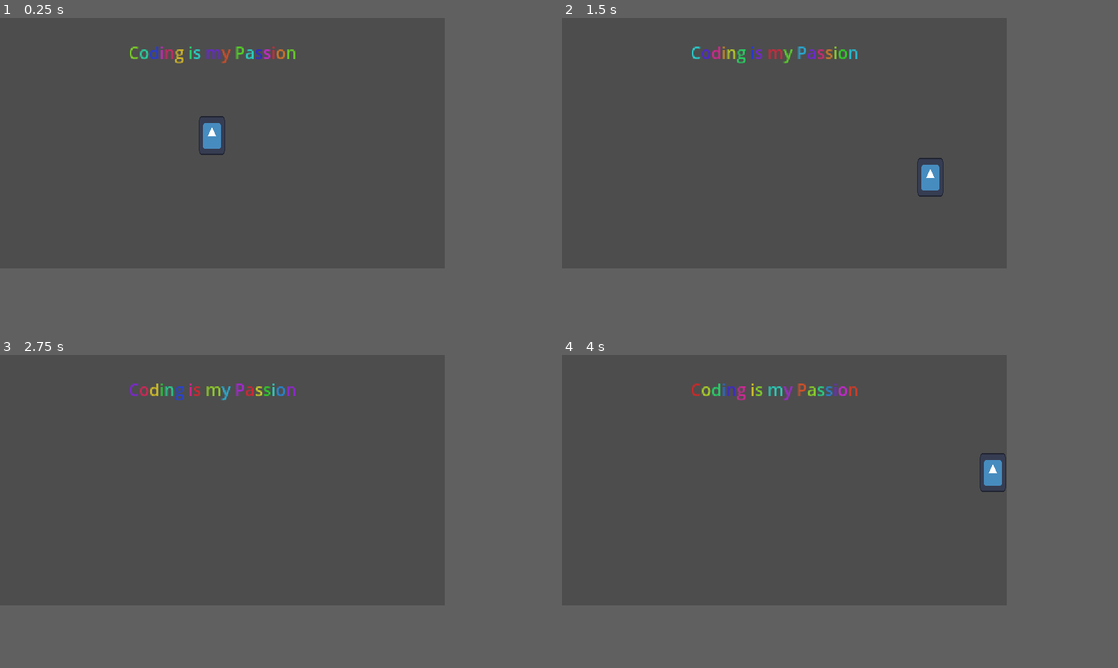
Above: before the commit, frames 1-4 (two rows, left to right).
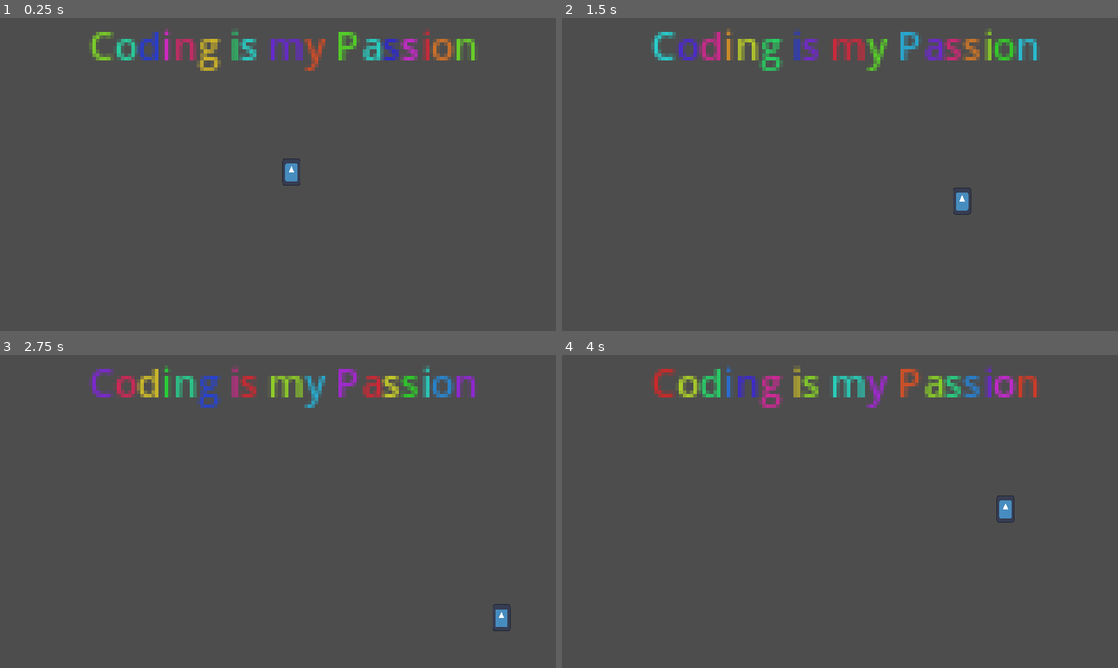
Above: after the commit, the same moments.

Repository: NuTrynity/Little-Cat-Cafe
Game: Godot game, scene res://scene_0.tscn
Same seed, same stepped clock (60 frames per second), same inputs: the game is played once before the commit and once after it. The engine's default icon, where the game draws it, is replaced by a stand-in: a white triangle on a blue panel in a dark square.
Inputs:
- Up to frame 1 (0.25 s): no input
- Up to frame 2 (1.5 s): tap Enter (ui_accept) at 0.5, 0.77 s; hold Right (move_right) 0.53-1.28 s; hold S (move_down) from 1.28 s (still down)
- Up to frame 3 (2.75 s): tap Enter (ui_accept) at 1.52 s; release S (move_down) at 2.03 s; hold Right (move_right) from 2.03 s (still down)
- Up to frame 4 (4 s): release Right (move_right) at 2.78 s; hold W (move_up) 2.78-3.53 s; tap Enter (ui_accept) at 3.02, 3.77 s; hold A (move_left) from 3.53 s (still down)
In our replay, the window is 640x360 before the commit and 800x450 after it. These sizes can differ from the game's own. Grey fills any space a smaller window leaves; there, only what the larger window draws over its background counts as a difference.

The runs differ from the first frame. In frame 1, 3.5% of the frame differs, in the area x 16-86%, y 3-54%; in frame 2, 3.5%; in frame 3, 3.2%; in frame 4, 3.5%.

Commit message:
added economy resource and fiddled with the resolution

Diff:
--- /dev/null
+++ b/CustomResources/EconomyResource.tres
@@ -0,0 +1,8 @@
+[gd_resource type="Resource" script_class="Economy" load_steps=2 format=3 uid="uid://v7mbehyqtnve"]
+
+[ext_resource type="Script" path="res://Scripts/ResourceScripts/EconomyScript.gd" id="1_3ubpc"]
+
+[resource]
+script = ExtResource("1_3ubpc")
+money = 0
+ratings = 0
--- /dev/null
+++ b/Nodes/CharacterNodes/npc.tscn
@@ -0,0 +1,8 @@
+[gd_scene load_steps=2 format=3 uid="uid://c4hs18f7bfaew"]
+
+[sub_resource type="CapsuleShape2D" id="CapsuleShape2D_evyb2"]
+
+[node name="NPC" type="CharacterBody2D"]
+
+[node name="Collision" type="CollisionShape2D" parent="."]
+shape = SubResource("CapsuleShape2D_evyb2")
--- a/Nodes/CharacterNodes/player.tscn
+++ b/Nodes/CharacterNodes/player.tscn
@@ -10,7 +10,7 @@
 [node name="Player" type="CharacterBody2D"]
 script = ExtResource("1_bdjlg")
 
-[node name="Sprite2D" type="Sprite2D" parent="."]
+[node name="CharacterSprite" type="Sprite2D" parent="."]
 scale = Vector2(0.292969, 0.439453)
 texture = ExtResource("2_uo56h")
 
--- a/Scripts/CharacterScripts/Player.gd
+++ b/Scripts/CharacterScripts/Player.gd
@@ -1,17 +1,17 @@
 extends CharacterBody2D
 
-@export var move_speed = 300.0
+@export var move_speed : float = 300.0
 
 var input = Vector2.ZERO
+
+func _physics_process(_delta):
+	input = get_input()
+
+	velocity = (input * move_speed)
+	move_and_slide()
 
 func get_input():
 	input.x = int(Input.is_action_pressed("move_right")) - int(Input.is_action_pressed("move_left"))
 	input.y = int(Input.is_action_pressed("move_down")) - int(Input.is_action_pressed("move_up"))
 
 	return input.normalized()
-
-func _physics_process(delta):
-	input = get_input()
-
-	velocity = (input * move_speed)
-	move_and_slide()
--- /dev/null
+++ b/Scripts/ResourceScripts/EconomyScript.gd
@@ -0,0 +1,7 @@
+@tool
+extends Resource
+
+class_name Economy
+
+@export var money : int
+@export var ratings : int
--- a/project.godot
+++ b/project.godot
@@ -17,10 +17,8 @@
 
 [display]
 
-window/size/viewport_width=640
-window/size/viewport_height=360
-window/size/window_width_override=640
-window/size/window_height_override=360
+window/size/window_width_override=960
+window/size/window_height_override=540
 window/stretch/mode="canvas_items"
 window/stretch/aspect="keep_height"
 
--- a/scene_0.tscn
+++ b/scene_0.tscn
@@ -5,7 +5,7 @@
 [node name="scene_0" type="Node2D"]
 
 [node name="Player" parent="." instance=ExtResource("1_5ew65")]
-position = Vector2(305, 169)
+position = Vector2(604, 319)
 
 [node name="UI" type="CanvasLayer" parent="."]
 
@@ -13,11 +13,10 @@
 anchors_preset = 5
 anchor_left = 0.5
 anchor_right = 0.5
-offset_left = -135.0
-offset_top = 32.0
-offset_right = 38.0
-offset_bottom = 128.0
+offset_left = -392.0
+offset_right = -219.0
+offset_bottom = 96.0
 grow_horizontal = 2
-scale = Vector2(1.5, 1.5)
+scale = Vector2(5, 5)
 bbcode_enabled = true
 text = "[rainbow]Coding is my Passion"
